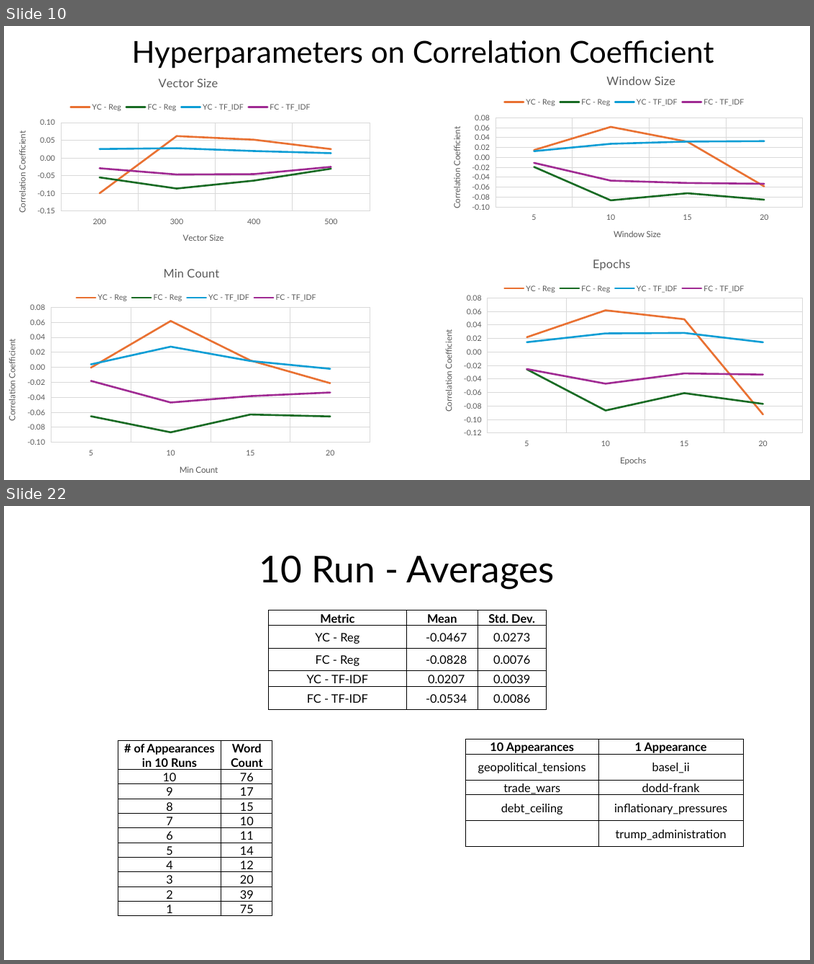
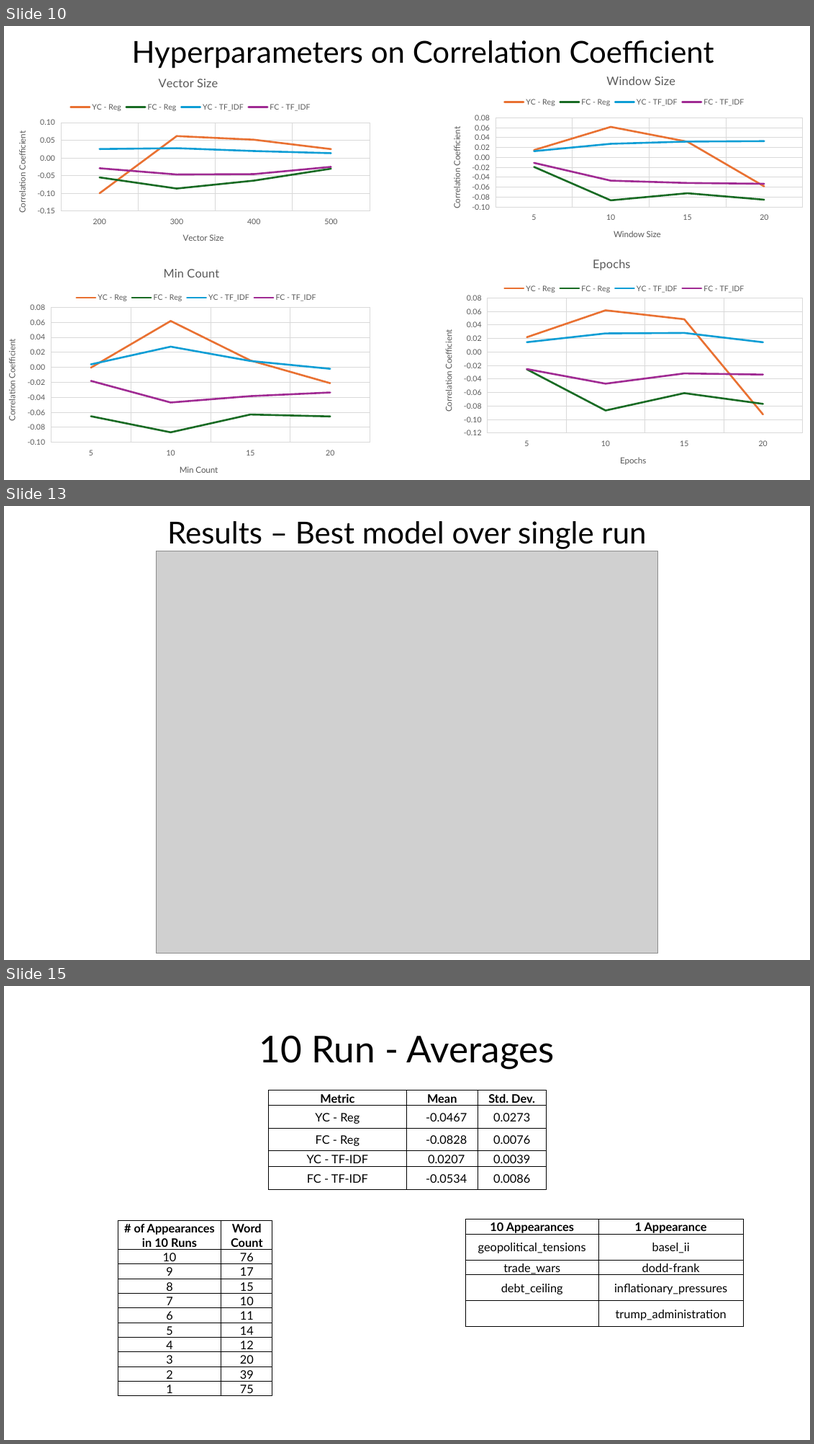
Before and after one commit to sstagliano02/msds_capstone, a slide deck: Analyzing Bank Uncertainty with Word Embeddings.pptx. Shown one above the other, each under a label of ours: slides 10 and 22 before the commit, slides 10, 13 and 15 after it; the slides between them are not shown. The pictures are 814x964 and 814x1444 pixels, drawn with LibreOffice and Linux fonts; fonts in the diff are those of the drawing; grey boxes stand for pictures. Boxes give left, top, right and bottom in pixels: in the first picture for what was removed or moved away, otherwise in the second. Text is boxed around its words. In the diff, an @@ line names an element or a change of style, - is before the commit and + after.

```diff
--- a/Analyzing Bank Uncertainty with Word Embeddings.pptx
+++ b/Analyzing Bank Uncertainty with Word Embeddings.pptx
@@ slide 13 added at [4,506,810,960], background #FFFFFF @@
@@ title added at [167,521,646,549], 36 pt, text #000000 @@
+Results – Best model over single run
@@ picture added at [157,551,658,952] @@
@@ what was slide 22 is now slide 15 @@
```
Also in this commit, not shown: 8 slides changed, 3 other slides added, 2 slides removed, 2 other files.
